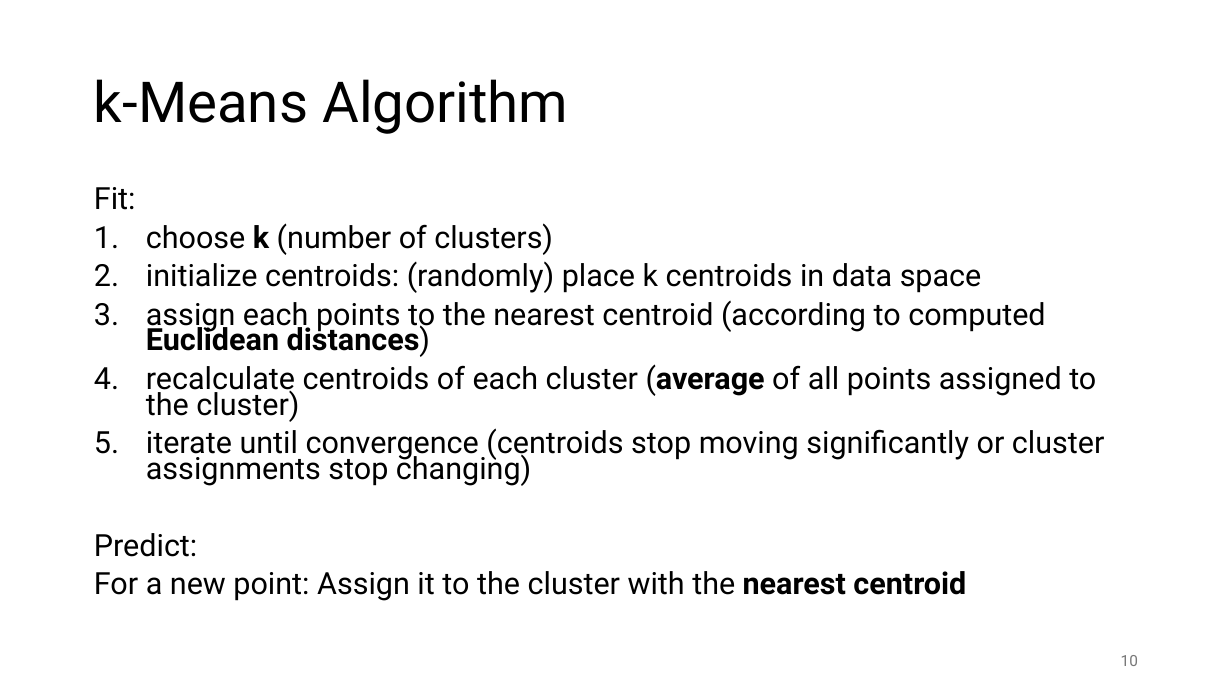
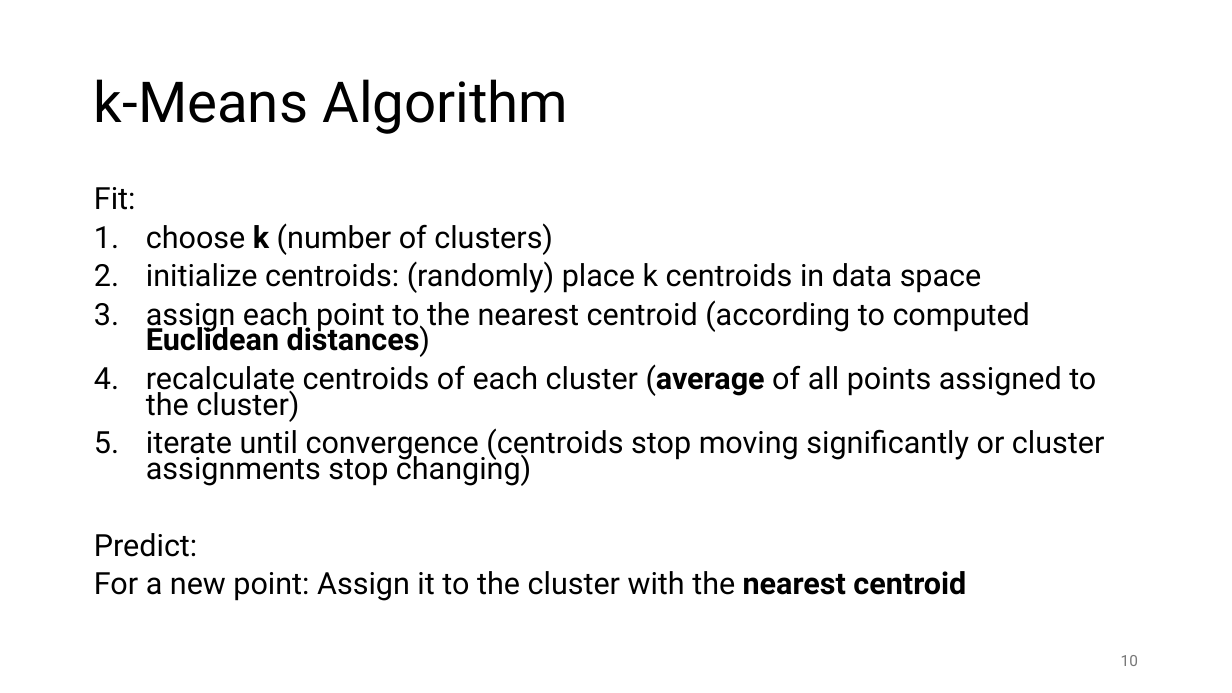
Before and after one commit to FelixWick/data_science, a slide deck: slide 10 of slides/2_clustering.pptx. Drawn at 1232x693 pixels with LibreOffice and Linux fonts; fonts in the diff are those of the drawing. Boxes give left, top, right and bottom in pixels: in the first picture for what was removed or moved away, otherwise in the second. Text is boxed around its words. In the diff, an @@ line names an element or a change of style, - is before the commit and + after.

```diff
--- a/slides/2_clustering.pptx
+++ b/slides/2_clustering.pptx
@@ text at box(146, 300, 1030, 357): text changed @@
-3. assign each points to the nearest centroid (according to computed Euclidean distances)
+3. assign each point to the nearest centroid (according to computed Euclidean distances)
```
Also in this commit, not shown: 5 other files.
